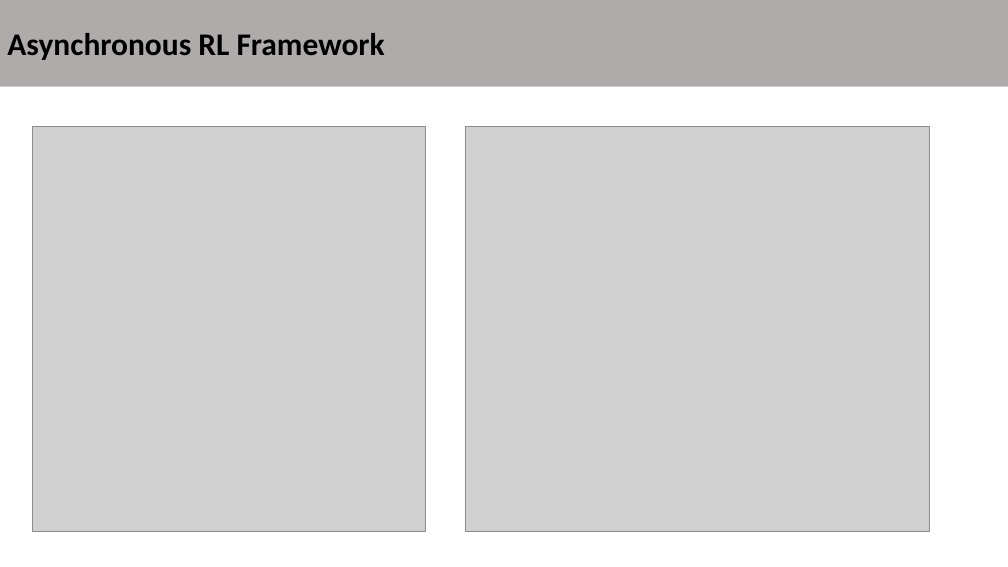
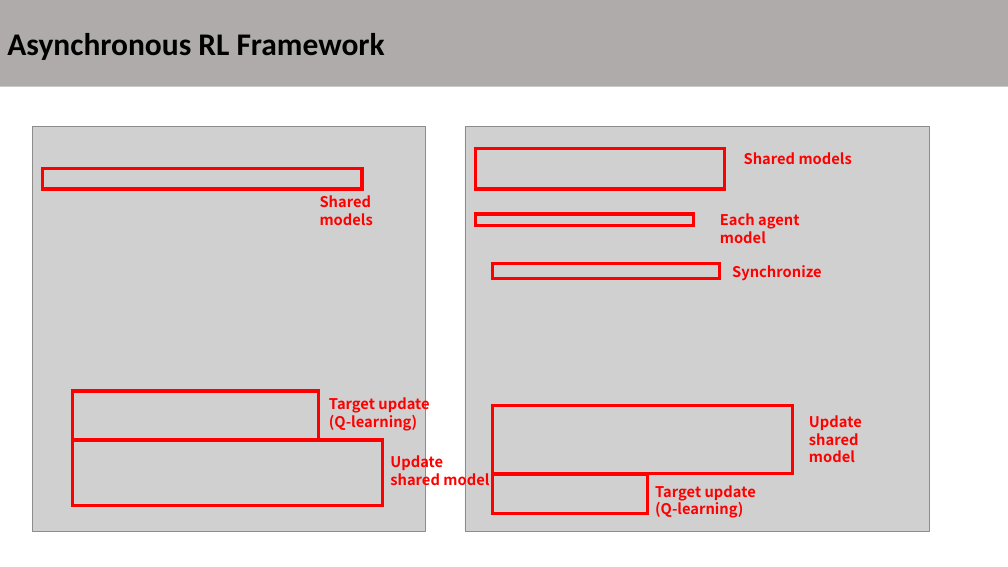
Before and after one commit to niceDuckgu/DeepMind-Paper-Study, a slide deck: slide 9 of PPT/Week 03_1 Asynchronous Methods for Deep Reinforcement Learning.pptx. Drawn at 1008x567 pixels with LibreOffice and Linux fonts; fonts in the diff are those of the drawing; grey boxes stand for pictures. Boxes give left, top, right and bottom in pixels: in the first picture for what was removed or moved away, otherwise in the second. Text is boxed around its words. In the diff, an @@ line names an element or a change of style, - is before the commit and + after.

```diff
--- a/PPT/Week 03_1 Asynchronous Methods for Deep Reinforcement Learning.pptx
+++ b/PPT/Week 03_1 Asynchronous Methods for Deep Reinforcement Learning.pptx
@@ rectangle added at (x1=476, y1=148, x2=724, y2=189), outline #FF0000 3 pt @@
@@ rectangle added at (x1=43, y1=169, x2=362, y2=189), outline #FF0000 3 pt @@
@@ text added at (x1=744, y1=152, x2=852, y2=164), 14 pt, text #FF0000, bold @@
+Shared models
@@ text added at (x1=320, y1=195, x2=373, y2=225), 14 pt, text #FF0000, bold @@
+Shared models
@@ rectangle added at (x1=476, y1=214, x2=693, y2=225), outline #FF0000 3 pt @@
@@ text added at (x1=720, y1=213, x2=799, y2=243), 14 pt, text #FF0000, bold @@
+Each agent model
@@ rectangle added at (x1=493, y1=263, x2=720, y2=278), outline #FF0000 3 pt @@
@@ text added at (x1=732, y1=265, x2=822, y2=281), 14 pt, text #FF0000, bold @@
+Synchronize
@@ rectangle added at (x1=73, y1=391, x2=318, y2=440), outline #FF0000 3 pt @@
@@ text added at (x1=329, y1=394, x2=429, y2=431), 14 pt, text #FF0000, bold @@
+Target update
+(Q-learning)
@@ rectangle added at (x1=493, y1=405, x2=792, y2=474), outline #FF0000 3 pt @@
@@ text added at (x1=809, y1=415, x2=862, y2=462), 14 pt, text #FF0000, bold @@
+Update shared model
@@ rectangle added at (x1=73, y1=440, x2=383, y2=505), outline #FF0000 3 pt @@
@@ text added at (x1=390, y1=452, x2=489, y2=489), 14 pt, text #FF0000, bold @@
+Update
+shared model
@@ rectangle added at (x1=493, y1=474, x2=648, y2=514), outline #FF0000 3 pt @@
@@ text added at (x1=655, y1=485, x2=756, y2=518), 14 pt, text #FF0000, bold @@
+Target update
+(Q-learning)
```
Also in this commit, not shown: 1 other slide changed.
